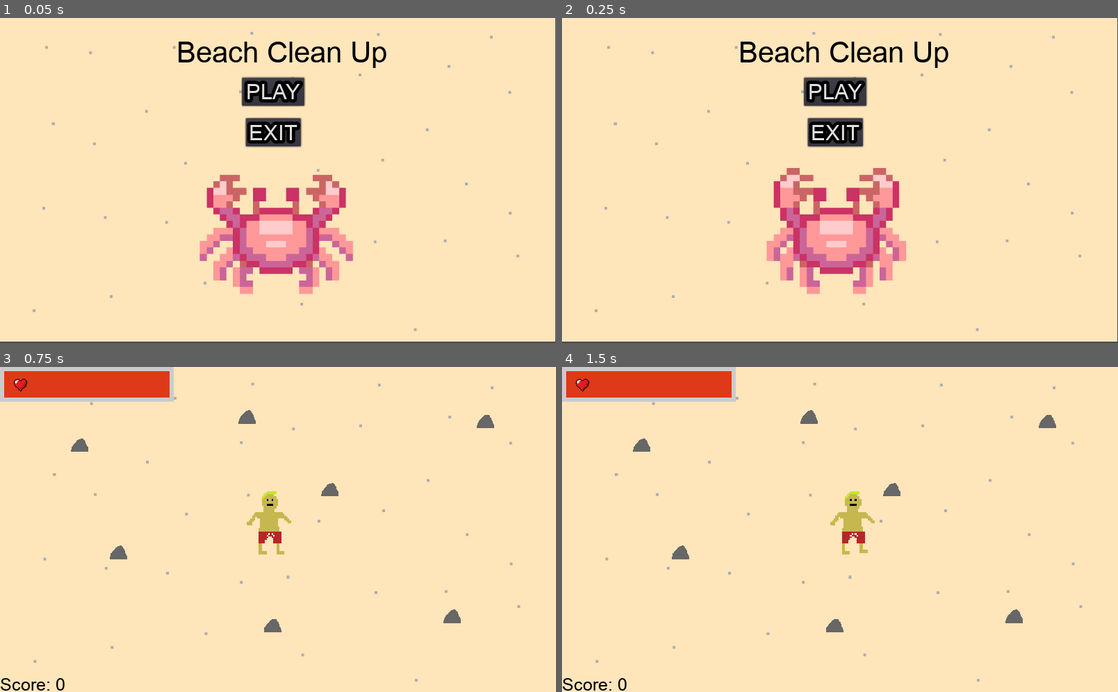
Above: before the commit, frames 1-4 (two rows, left to right).
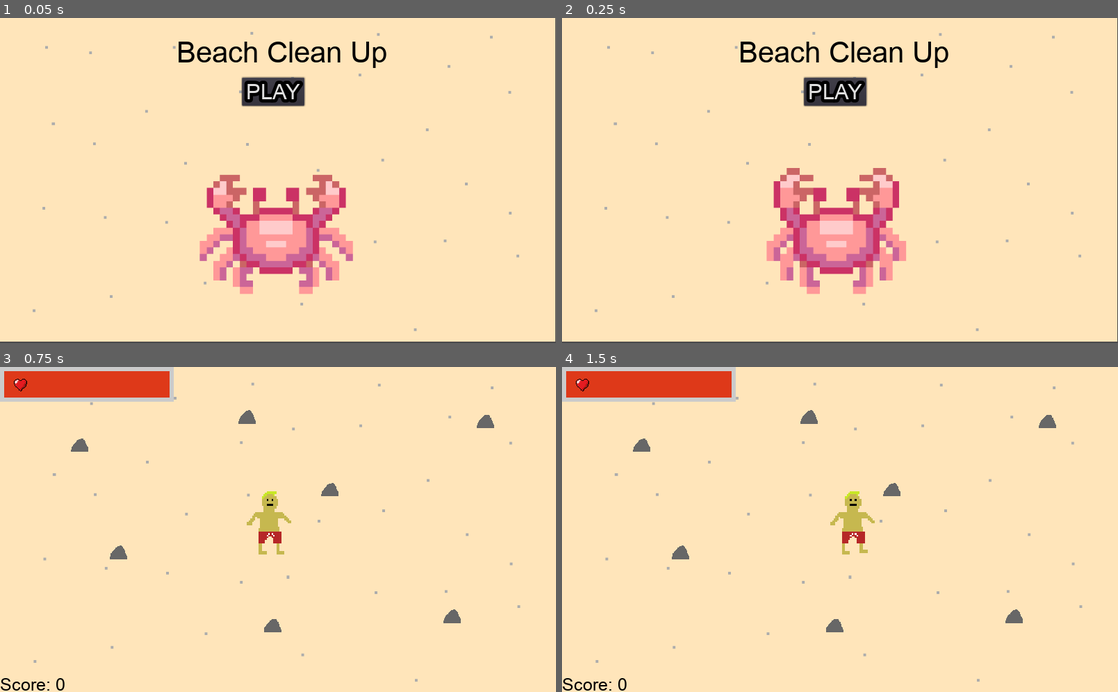
Above: after the commit, the same moments.

Repository: Karthik99999/Beach-Cleanup-Game
Game: Godot game, scene res://Main Menu.tscn
Two runs of this game, one before a commit and one after it. Both use one fixed random seed, a clock stepped at 60 frames per second and the inputs below. The engine's default icon, where the game draws it, is replaced by a stand-in: a white triangle on a blue panel in a dark square.
Inputs:
- Up to frame 1 (0.05 s): no input
- Up to frame 2 (0.25 s): no input
- Up to frame 3 (0.75 s): click "PLAY" at 0.5 s
- Up to frame 4 (1.5 s): tap Enter at 1.25 s; hold Right (ui_right) from 1.28 s (still down)

The runs differ from the first frame. In frame 1, 1.0% of the frame differs, in the area x 44-55%, y 30-40%; in frame 2, 1.0%; in frame 3, nothing differs; in frame 4, nothing differs.

Commit message:
Remove exit button on start screen and change quit button to main menu

Diff:
--- a/Button.gd
+++ b/Button.gd
@@ -1,5 +1,5 @@
 extends Button
 
-
 func _on_Button_pressed():
+	GameVars.playing = true
 	get_tree().change_scene("res://Game.tscn")
--- a/Button2.gd
+++ /dev/null
@@ -1,4 +0,0 @@
-extends Button
-
-func _on_Button2_pressed():
-	get_tree().quit()
--- a/Game.gd
+++ b/Game.gd
@@ -27,11 +27,11 @@
 	randomize()
 	# set up end dialog
 	var resetBtn = EndDialog.get_ok()
-	var quitBtn = EndDialog.get_cancel()
+	var mainMenuBtn = EndDialog.get_cancel()
 	resetBtn.set_text("Restart")
 	resetBtn.connect("pressed", self, "restart")
-	quitBtn.set_text("Quit")
-	quitBtn.connect("pressed", self, "quit")
+	mainMenuBtn.set_text("Main Menu")
+	mainMenuBtn.connect("pressed", self, "main_menu")
 	# Set up score label
 	var dynamic_font = DynamicFont.new()
 	dynamic_font.font_data = load("res://assets/arial.ttf")
@@ -211,5 +211,5 @@
 	GameVars.playing = true
 	set_process(true)
 
-func quit():
-	get_tree().quit()
+func main_menu():
+	get_tree().change_scene("res://Main Menu.tscn")
--- a/Main Menu.tscn
+++ b/Main Menu.tscn
@@ -1,9 +1,8 @@
-[gd_scene load_steps=7 format=2]
+[gd_scene load_steps=6 format=2]
 
 [ext_resource path="res://smallFont.tres" type="DynamicFont" id=1]
 [ext_resource path="res://fontThing.tres" type="DynamicFont" id=2]
 [ext_resource path="res://Button.gd" type="Script" id=3]
-[ext_resource path="res://Button2.gd" type="Script" id=4]
 [ext_resource path="res://assets/Sand.png" type="Texture" id=5]
 [ext_resource path="res://Crab.tscn" type="PackedScene" id=6]
 
@@ -54,20 +53,7 @@
 "_edit_use_anchors_": false
 }
 
-[node name="Button2" type="Button" parent="Control"]
-margin_left = 446.842
-margin_top = 179.877
-margin_right = 547.842
-margin_bottom = 231.877
-custom_fonts/font = ExtResource( 1 )
-text = "EXIT"
-script = ExtResource( 4 )
-__meta__ = {
-"_edit_use_anchors_": false
-}
-
 [node name="Crab" parent="." instance=ExtResource( 6 )]
 position = Vector2( 493.852, 393.359 )
 scale = Vector2( 1, 1 )
 [connection signal="pressed" from="Control/Button" to="Control/Button" method="_on_Button_pressed"]
-[connection signal="pressed" from="Control/Button2" to="Control/Button2" method="_on_Button2_pressed"]
